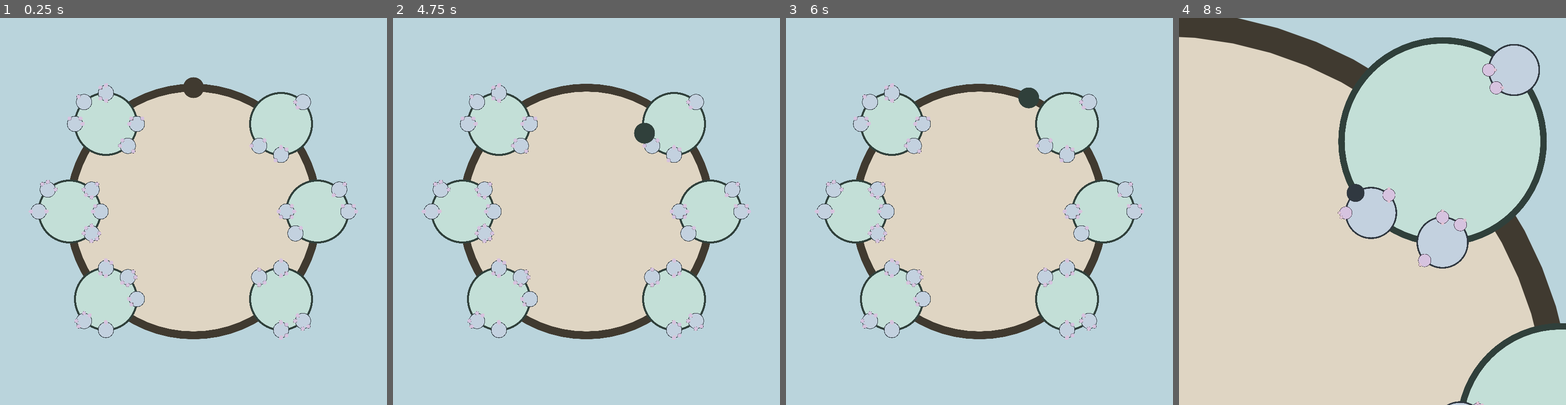
Above: before the commit, frames 1-4 (left to right).
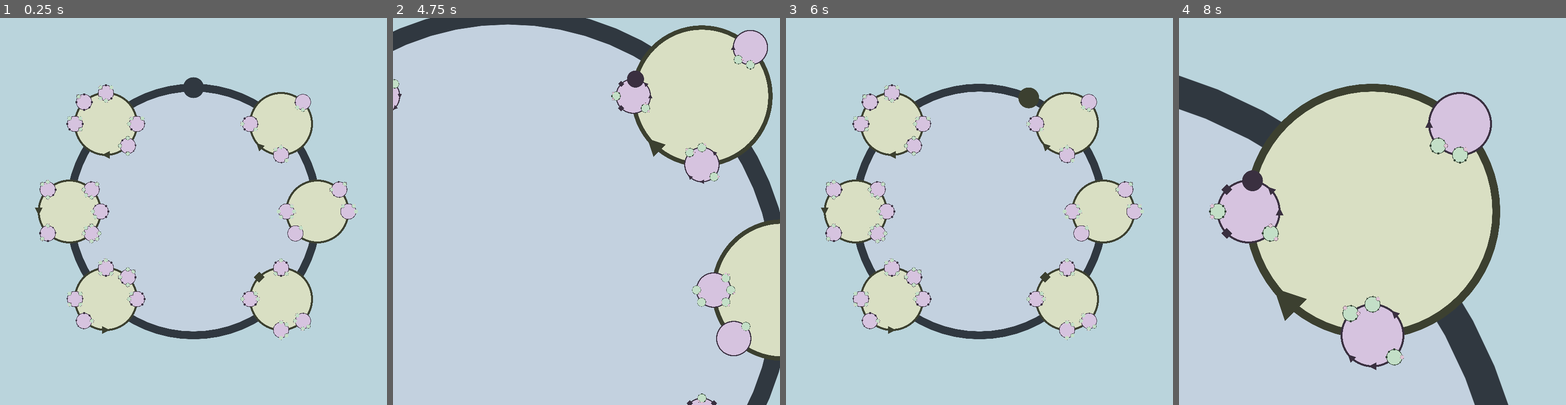
Above: after the commit, the same moments.

Repository: friedev/cycle-delver
Game: Godot game, scene res://src/main.tscn
Same seed, same stepped clock (60 frames per second), same inputs: the game is played once before the commit and once after it.
Inputs (mouse positions are in pixels of both pictures, inside the frame that each line leads up to):
- Up to frame 1 (0.25 s): no input
- Up to frame 2 (4.75 s): tap Enter at 0.5, 2, 4.25 s; move the mouse to (671, 192) at 0.52 s; hold W (move_out) 0.53-1.28 s; click (671, 192) at 0.67 s; tap Space at 1.25, 2.75 s; move the mouse to (509, 230) at 1.27 s; tap A (move_ccw) at 1.35, 4.35 s; click (509, 230) at 1.42 s; tap W (move_out) at 1.55, 2.85, 4.55 s; move the mouse to (625, 126) at 2.02 s; hold W (move_out) 2.03-2.78 s; tap D (move_cw) at 2.1 s; click (625, 126) at 2.17 s; move the mouse to (567, 288) at 2.77 s; click (567, 288) at 2.92 s; move the mouse to (702, 269) at 3.52 s; hold W (move_out) 3.53-4.28 s; click (702, 269) at 3.67 s; move the mouse to (470, 153) at 4.27 s; click (470, 153) at 4.42 s
- Up to frame 3 (6 s): move the mouse to (998, 211) at 5.02 s; hold W (move_out) 5.03-5.78 s; tap D (move_cw) at 5.1 s; click (998, 211) at 5.17 s; move the mouse to (921, 114) at 5.77 s; tap W (move_out) at 5.85 s; click (921, 114) at 5.92 s
- Up to frame 4 (8 s): move the mouse to (1457, 192) at 6.52 s; hold W (move_out) 6.53-7.28 s; click (1457, 192) at 6.67 s; tap Space at 7.25 s; move the mouse to (1295, 230) at 7.27 s; tap A (move_ccw) at 7.35 s; click (1295, 230) at 7.42 s; tap W (move_out) at 7.55 s

The runs differ from the first frame. In frame 1, 25% of the frame differs, in the area x 7-93%, y 16-84%; in frame 2, 46%; in frame 3, 25%; in frame 4, 55%, in the area x 0-100%, y 0-100%.

Commit message:
Implement valves, extract Vertex superclass

Diff:
--- a/src/loop.gd
+++ b/src/loop.gd
@@ -1,4 +1,4 @@
-class_name Loop extends Node2D
+class_name Loop extends Vertex
 
 const DRAW_RADIUS := 1024.0
 const BORDER_RADIUS := DRAW_RADIUS / 16.0
@@ -9,13 +9,10 @@
 const DIRECTIONS: Array[float] = [-1.0, +1.0]
 
 ## Radius of a child loop as a fraction of its parent's radius.
-const CHILD_RADIUS := 0.25
+const CHILD_RADIUS := 1.0 / 4.0
 ## Maximum radius encompassing all descendants as fraction of the parent radius.
 ## (See math in comment below.)
 const DESCENDANT_RADIUS_BOUND := 1.0 / (1.0 / CHILD_RADIUS - 1.0)
-
-## Hue of the color of loops for each depth.
-static var hues_by_depth: Array[float]
 
 # If the maximum radius of all children is expressed as 1/R, where R is the
 # parent radius, the total radius of an infinite number of descendants of that
@@ -40,52 +37,21 @@
 # 0.33203125
 # 0.3330078125
 
-var radius := DRAW_RADIUS
-## The position of the loop represented as the angle from the center of its
-## parent loop. Undefined for the root loop.
-var angle: float
-## Which side of the parent this loop is on.
-var parent_direction: float
+## Hue of the color of loops for each depth.
+static var hues_by_depth: Array[float]
 
 var depth: int
 
-## I don't know the proper term for this, but this is the angle (around the
-## center of the PARENT) of the arc spanning from the loop's center to the point
-## at which it intersects the parent.
-var radial_angle := INF:
-	get:
-		if radial_angle == INF:
-			# Parent radius squared (2R^2)
-			var pr2 := 2.0 * pow(get_parent_loop().radius, 2.0)
-			# https://www.mathsisfun.com/algebra/trig-solving-sss-triangles.html
-			# cos(A) = (b^2 + c^2 - a^2) / 2bc
-			# cos(A) = (R^2 + R^2 - r^2) / 2RR
-			# A = acos((2R^2 - r^2) / 2R^2)
-			radial_angle = acos((pr2 - pow(radius, 2.0)) / pr2)
-		return radial_angle
-
-## Also don't know the term for this, but this is the angle (around the center
-## of THIS LOOP) spanning from the direction to the center of the parent to the
-## point at which this loop intersects the parent.
-var intersection_angle := INF:
-	get:
-		if intersection_angle == INF:
-			# https://www.mathsisfun.com/algebra/trig-solving-sss-triangles.html
-			# cos(B) = (c^2 + a^2 - b^2) / 2ca
-			# cos(B) = (R^2 + r^2 - R^2) / 2Rr
-			# B = acos((r^2) / 2Rr)
-			intersection_angle = acos(pow(radius, 2.0) / (2.0 * radius * get_parent_loop().radius))
-		return intersection_angle
-
-var vertices_ccw: Array[Node2D]
-var vertices_cw: Array[Node2D]
+var vertices_ccw: Array[Vertex]
+var vertices_cw: Array[Vertex]
 
 func _ready() -> void:
 	if has_parent_loop():
+		super._ready()
 		scale = Vector2.ONE * 0.25
-		update_position.call_deferred()
 	else:
-		generate_children()
+		radius = DRAW_RADIUS
+		generate_root()
 	queue_redraw()
 
 
@@ -94,20 +60,8 @@
 	draw_circle(Vector2.ZERO, DRAW_RADIUS, get_border_color(), false, BORDER_RADIUS, true)
 
 
-func update_position() -> void:
-	position = Vector2(DRAW_RADIUS, 0).rotated(angle)
-
-
-func get_parent_loop() -> Loop:
-	return get_parent() as Loop
-
-
-func has_parent_loop() -> bool:
-	return get_parent_loop() != null
-
-
 func get_hue() -> float:
-	if len(hues_by_depth) <= depth:
+	while len(hues_by_depth) <= depth:
 		var hue: float
 		# Hue is sufficiently different from any other hue
 		var hue_different := false
@@ -130,43 +84,33 @@
 	return Color.from_hsv(get_hue(), 0.25, 0.25)
 
 
-func get_direction_vertices(direction: float) -> Array[Node2D]:
+func get_direction_vertices(direction: float) -> Array[Vertex]:
 	return vertices_ccw if direction <= 0.0 else vertices_cw
 
 
-## Get the angle from the center of the PARENT to the point at which this loop
-## intersects the parent on the side facing `direction` (i.e. the rest of this
-## loop lies immediately in the opposite direction around the parent).
-func get_parent_angle(direction: float) -> float:
-	return angle + signf(direction) * radial_angle
-
-
-## Get the angle from the center of THIS LOOP to the point at which this loop
-## intersects the parent on the side facing `direction` (i.e. the rest of
-## this loop lies immediately in the opposite direction around the parent).
-func get_intersection_angle(direction: float) -> float:
-	return angle + signf(direction) * (PI - intersection_angle)
-
-
-## Get the angles of all intersections around this loop, including intersections
-## with children and intersections with the parent.
-func get_intersection_angles() -> Array[float]:
+## Get the angles of all vertices around this loop, including intersections with
+## children, intersections with the parent, and other vertices.
+func get_vertex_angles() -> Array[float]:
 	var angles: Array[float] = []
-	for child_loop: Loop in get_children():
-		for direction in DIRECTIONS:
-			angles.append(child_loop.get_parent_angle(direction))
+	for direction in DIRECTIONS:
+		for vertex in get_direction_vertices(direction):
+			for child_direction in DIRECTIONS:
+				angles.append(vertex.get_parent_angle(child_direction))
+				# Don't append duplicate angles if this is a point vertex
+				if vertex.radius == 0.0:
+					break
 	if has_parent_loop():
 		for direction in DIRECTIONS:
 			angles.append(get_intersection_angle(direction))
 	return angles
 
 
-## Get the angle of the next intersection of any kind, starting from
-## `from_angle` and increasing/decreasing according to the sign of `direction`.
-func get_next_intersection_angle(from_angle: float, direction: float) -> float:
+## Get the angle of the next vertex of any kind, starting from `from_angle` and
+## increasing/decreasing according to the sign of `direction`.
+func get_next_vertex_angle(from_angle: float, direction: float) -> float:
 	var next_angle: float
 	var min_difference: float = INF
-	for to_angle in get_intersection_angles():
+	for to_angle in get_vertex_angles():
 		var difference := angle_difference(from_angle, to_angle)
 		difference *= signf(direction)
 		while difference < 0:
@@ -177,12 +121,16 @@
 	return next_angle
 
 
-## Return the loop intersecting with this loop at the given angle.
-func get_intersection(at_angle: float) -> Loop:
-	for child_loop: Loop in get_children():
-		for direction in DIRECTIONS:
-			if is_equal_approx(at_angle, child_loop.get_parent_angle(direction)):
-				return child_loop
+## Return the vertex (child loop intersection, parent loop intersection, or
+## other vertex) at the given angle.
+func get_vertex(at_angle: float) -> Vertex:
+	for direction in DIRECTIONS:
+		for vertex in get_direction_vertices(direction):
+			for child_direction in DIRECTIONS:
+				# TODO might also be useful to check if at_angle lies WITHIN
+				# the vertex, to support the lower accuracy of real-time movement
+				if is_equal_approx(at_angle, vertex.get_parent_angle(child_direction)):
+					return vertex
 	if has_parent_loop():
 		for direction in DIRECTIONS:
 			if is_equal_approx(at_angle, get_intersection_angle(direction)):
@@ -201,7 +149,7 @@
 	return NAN
 
 
-func generate_children() -> void:
+func generate_root() -> void:
 	generate_vertices(true, true)
 	assign_angles()
 
@@ -233,21 +181,35 @@
 		# Child
 		if is_child:
 			append_child(direction).generate_vertices(passable_forward, passable_backward)
-		# Nothing (open arc)
 		else:
-			# TODO handle not passable sections
-			pass
+			# Nothing (open arc)
+			if passable_forward and passable_backward:
+				pass
+			# Valve (or "wall")
+			else:
+				append_valve(direction, passable_forward, passable_backward)
 
 
 func append_child(direction: float) -> Loop:
 	var direction_vertices := get_direction_vertices(direction)
 	var child := Loop.new()
-	direction_vertices.append(child)
 	child.radius = radius * CHILD_RADIUS
 	child.parent_direction = direction
 	child.depth = depth + 1
+	direction_vertices.append(child)
 	add_child(child)
 	return child
+
+
+func append_valve(direction: float, passable_forward: bool, passable_backward: bool) -> Valve:
+	var direction_vertices := get_direction_vertices(direction)
+	var valve := Valve.new()
+	valve.radius = radius * Valve.VALVE_RADIUS
+	valve.passable_ccw = passable_forward if direction < 0.0 else passable_backward
+	valve.passable_cw = passable_forward if direction > 0.0 else passable_backward
+	direction_vertices.append(valve)
+	add_child(valve)
+	return valve
 
 
 func assign_angles() -> void:
@@ -265,12 +227,8 @@
 			var spare_slots := SLOTS_PER_SIDE - len(direction_vertices) - i
 			if randi() % SLOTS_PER_SIDE < spare_slots:
 				continue
-			var vertex: Node2D = direction_vertices[angles_assigned]
-			var vertex_angle := start_angle + signf(direction) * (i + 1) * PI / 4.0
+			var vertex := direction_vertices[angles_assigned]
+			vertex.angle = start_angle + signf(direction) * (i + 1) * PI / 4.0
 			if vertex is Loop:
-				var loop: Loop = vertex
-				loop.angle = vertex_angle
-				loop.assign_angles()
-			else:
-				vertex.position = Vector2(DRAW_RADIUS, 0).rotated(vertex_angle)
+				(vertex as Loop).assign_angles()
 			angles_assigned += 1
--- a/src/player.gd
+++ b/src/player.gd
@@ -18,10 +18,9 @@
 	set(value):
 		loop = value
 		update_position.call_deferred()
-## The loop intersecting the player's current loop at the player's current
-## position. The player is only able to move in one direction on this loop, and
-## doing so will cause it to become the current loop.
-var intersection: Loop
+## The vertex that the player is currently at. This can be a child of the
+## current loop, parent of the current loop, or another vertex like a valve.
+var vertex: Vertex
 
 # Data for tracking movement animation
 var moving: bool
@@ -54,9 +53,9 @@
 	assert(not moving)
 	var input_direction := Input.get_axis("move_ccw", "move_cw")
 	if not is_zero_approx(input_direction):
-		move_to_next_intersection(input_direction)
+		move_to_next_vertex(input_direction)
 	elif event.is_action_pressed("move_out"):
-		if intersection != null:
+		if vertex != null and vertex == loop.get_parent_loop():
 			move_out()
 
 
@@ -83,32 +82,46 @@
 func finish_movement() -> void:
 	moving = false
 	angle = target_angle
-	var new_intersection := loop.get_intersection(angle)
-	if new_intersection == loop.get_parent_loop():
-		intersection = new_intersection
+	var new_vertex := loop.get_vertex(angle)
+	if new_vertex is Loop and new_vertex != loop.get_parent_loop():
+		vertex = loop
+		loop = new_vertex
+		angle = loop.get_intersection_angle(-last_direction)
 	else:
-		intersection = loop
-		loop = new_intersection
-		angle = loop.get_intersection_angle(-last_direction)
+		vertex = new_vertex
 	update_sprite()
 	move_finished.emit()
 
 
 ## Move in the given direction around the current loop until reaching the next
 ## intersection (with a child of the current loop or with its parent).
-func move_to_next_intersection(direction: float) -> void:
+func move_to_next_vertex(direction: float) -> void:
+	# Prevent moving against valves, but allow backing away from an impassable
+	# valve (`direction == last_direction`)
+	if vertex is Valve and not (vertex as Valve).is_passable(direction) and direction == last_direction:
+		return
+
+	# Skip over valves that we can move through
+	var skip_next_vertex := true
+	var next_vertex_angle := angle
+	var next_vertex: Vertex
+	while skip_next_vertex:
+		next_vertex_angle = loop.get_next_vertex_angle(next_vertex_angle, direction)
+		next_vertex = loop.get_vertex(next_vertex_angle)
+		skip_next_vertex = next_vertex is Valve and (next_vertex as Valve).is_passable(direction)
+
 	last_direction = direction
-	move_to_angle(loop.get_next_intersection_angle(angle, direction))
+	move_to_angle(next_vertex_angle)
 
 
 ## If at an intersection with the current loop's parent, move along it until
 ## reaching the next intersection along the parent in that direction.
 func move_out() -> void:
-	assert(intersection != null)
+	assert(vertex != null and vertex == loop.get_parent_loop())
 	var direction := loop.get_parent_intersection_direction(angle)
 	angle = loop.get_parent_angle(direction)
 	loop = loop.get_parent()
-	move_to_next_intersection(direction)
+	move_to_next_vertex(direction)
 
 
 func update_position() -> void:
@@ -126,6 +139,6 @@
 ## movement system.)
 func get_movement_angles() -> Array[float]:
 	var angles := [angle - PI * 0.5, angle + PI * 0.5]
-	if intersection != null:
+	if vertex == loop.get_parent():
 		angles.append(angle)
 	return angles
--- /dev/null
+++ b/src/valve.gd
@@ -0,0 +1,50 @@
+class_name Valve extends Vertex
+
+## Valve radius as a fraction of parent loop radius.
+const VALVE_RADIUS := 1.0 / 32.0
+const VALVE_DRAW_SCALE := Loop.DRAW_RADIUS / 8.0
+
+static var triangle_points := PackedVector2Array(
+	[Vector2(-1.0, +1.0), Vector2(+1.0, 0.0), Vector2(-1.0, -1.0)]
+)
+static var rectangle_points := PackedVector2Array(
+	[Vector2(-1.0, +1.0), Vector2(+1.0, +1.0), Vector2(+1.0, -1.0), Vector2(-1.0, -1.0)]
+)
+static var points_scaled := false
+
+## Valve can be passed through while moving clockwise.
+var passable_cw: bool
+## Valve can be passed through while moving counterclockwise.
+var passable_ccw: bool
+
+
+func _ready() -> void:
+	# It's not a valve if it can be passed through in both directions
+	assert(not passable_cw or not passable_ccw)
+	super._ready()
+	modulate = get_parent_loop().get_border_color()
+	queue_redraw()
+
+
+func _draw() -> void:
+	if not points_scaled:
+		for i in range(len(triangle_points)):
+			triangle_points[i] *= VALVE_DRAW_SCALE
+		for i in range(len(rectangle_points)):
+			rectangle_points[i] *= VALVE_DRAW_SCALE
+		points_scaled = true
+	# If this valve isn't passable in either direction, it's a wall (rectangle)
+	var points := triangle_points if passable_cw or passable_ccw else rectangle_points
+	draw_colored_polygon(points, Color.WHITE)
+
+
+func update_position() -> void:
+	super.update_position()
+	var inverted := passable_ccw and not passable_cw
+	var mult := -1.0 if inverted else 1.0
+	rotation = angle + mult * PI * 0.5
+
+
+func is_passable(direction: float) -> bool:
+	assert(direction != 0.0)
+	return passable_ccw if direction < 0.0 else passable_cw
--- /dev/null
+++ b/src/vertex.gd
@@ -0,0 +1,77 @@
+class_name Vertex extends Node2D
+
+## The radius of this vertex itself.
+var radius: float
+## The position of this vertex represented as the angle from the center of its
+## parent loop. Undefined for the root loop.
+var angle: float:
+	set(value):
+		angle = value
+		update_position()
+## Which side of the parent loop this vertex is on.
+var parent_direction: float
+
+## I don't know the proper term for this, but this is the angle (around the
+## center of the PARENT) of the arc spanning from the loop's center to the point
+## at which it intersects the parent.
+var radial_angle := INF:
+	get:
+		if radial_angle == INF:
+			if radius == 0.0:
+				radial_angle = 0.0
+			else:
+				# Parent radius squared (2R^2)
+				var pr2 := 2.0 * pow(get_parent_loop().radius, 2.0)
+				# https://www.mathsisfun.com/algebra/trig-solving-sss-triangles.html
+				# cos(A) = (b^2 + c^2 - a^2) / 2bc
+				# cos(A) = (R^2 + R^2 - r^2) / 2RR
+				# A = acos((2R^2 - r^2) / 2R^2)
+				radial_angle = acos((pr2 - pow(radius, 2.0)) / pr2)
+		return radial_angle
+
+
+## I don't know the term for this, but this is the angle (around the center of
+## THIS LOOP) spanning from the direction to the center of the parent to the
+## point at which this loop intersects the parent.
+var intersection_angle := INF:
+	get:
+		if intersection_angle == INF:
+			if radius == 0.0:
+				intersection_angle = 0.0
+			else:
+				# https://www.mathsisfun.com/algebra/trig-solving-sss-triangles.html
+				# cos(B) = (c^2 + a^2 - b^2) / 2ca
+				# cos(B) = (R^2 + r^2 - R^2) / 2Rr
+				# B = acos((r^2) / 2Rr)
+				intersection_angle = acos(pow(radius, 2.0) / (2.0 * radius * get_parent_loop().radius))
+		return intersection_angle
+
+
+func _ready() -> void:
+	update_position()
+
+
+func update_position() -> void:
+	position = Vector2(Loop.DRAW_RADIUS, 0).rotated(angle)
+
+
+func get_parent_loop() -> Loop:
+	return get_parent() as Loop
+
+
+func has_parent_loop() -> bool:
+	return get_parent_loop() != null
+
+
+## Get the angle from the center of the PARENT to the point at which this loop
+## intersects the parent on the side facing `direction` (i.e. the rest of this
+## loop lies immediately in the opposite direction around the parent).
+func get_parent_angle(direction: float) -> float:
+	return angle + signf(direction) * radial_angle
+
+
+## Get the angle from the center of THIS LOOP to the point at which this loop
+## intersects the parent on the side facing `direction` (i.e. the rest of
+## this loop lies immediately in the opposite direction around the parent).
+func get_intersection_angle(direction: float) -> float:
+	return angle + signf(direction) * (PI - intersection_angle)
Not shown, added: src/valve.gd.uid
Not shown, added: src/vertex.gd.uid
